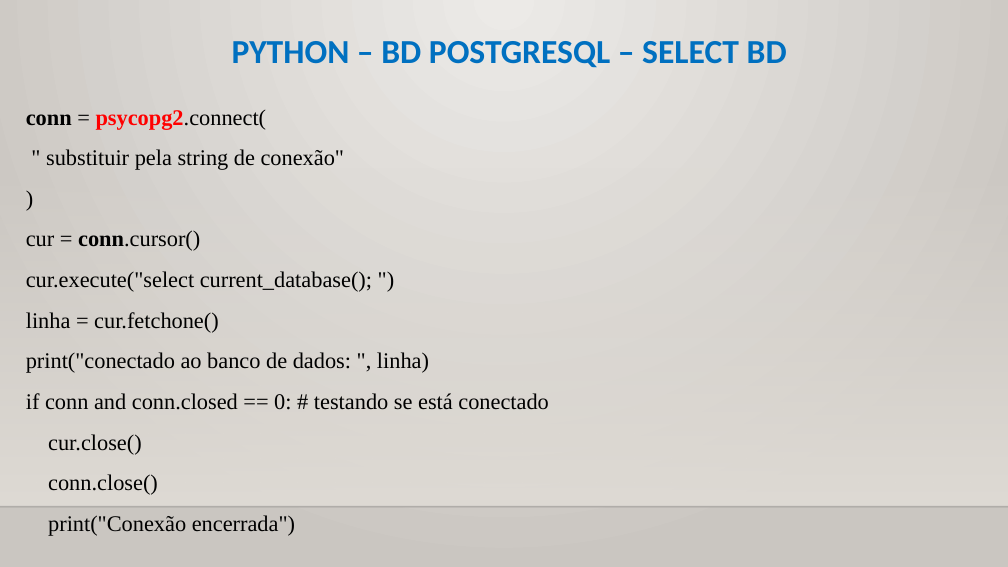
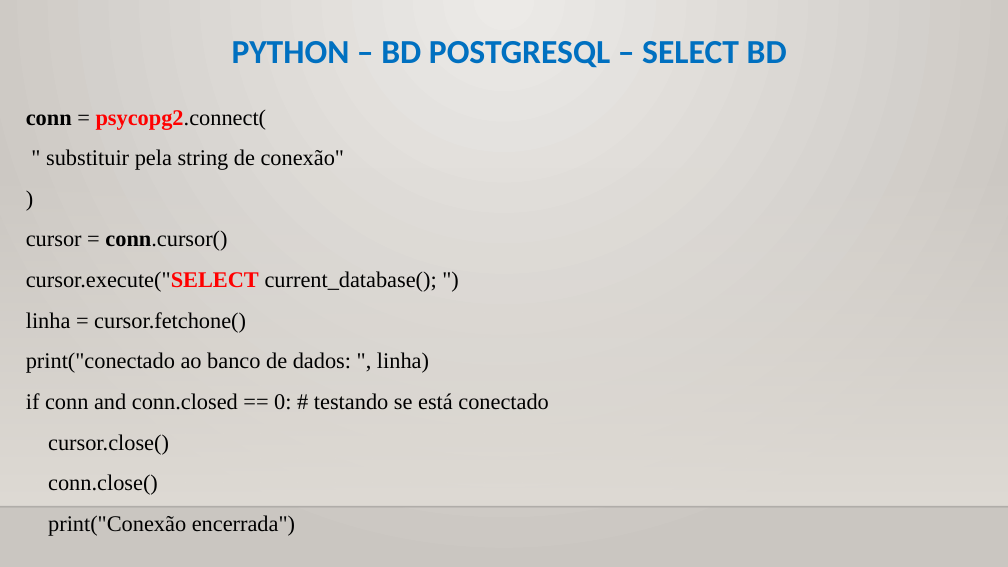
Before and after one commit to CloudEducationBrazil/WydenUniRuyPythonRAD, a slide deck: slide 13 of 01 Classes/Aula 12, 13 RAD Python - Banco de Dados.pptx. Drawn at 1008x567 pixels with LibreOffice and Linux fonts; fonts in the diff are those of the drawing; background and template pictures are left out. Boxes give left, top, right and bottom in pixels: in the first picture for what was removed or moved away, otherwise in the second. Text is boxed around its words. In the diff, an @@ line names an element or a change of style, - is before the commit and + after.

```diff
--- a/01 Classes/Aula 12, 13 RAD Python - Banco de Dados.pptx
+++ b/01 Classes/Aula 12, 13 RAD Python - Banco de Dados.pptx
@@ text at <box>26,231,437,333</box>: text changed @@
-cur = conn.cursor()
-cur.execute("select current_database(); ")
-linha = cur.fetchone()
+cursor = conn.cursor()
+cursor.execute("SELECT current_database(); ")
+linha = cursor.fetchone()
@@ text at <box>48,434,169,455</box>: text changed @@
-cur.close()
+cursor.close()
```
Also in this commit, not shown: 6 other slides changed.
